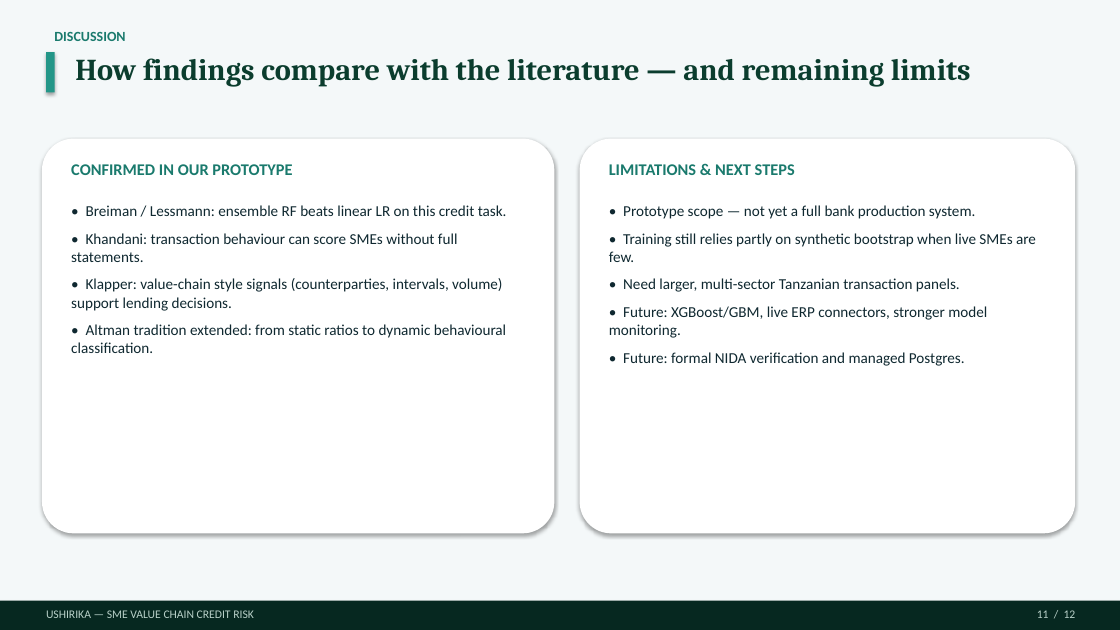
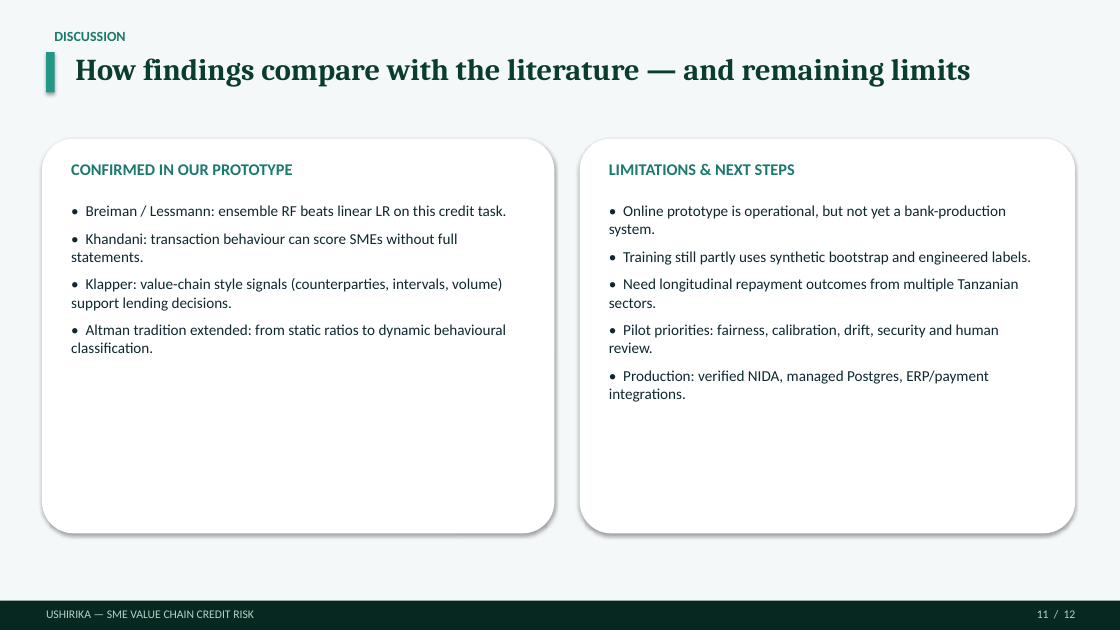
Before and after one commit to Dmmkuliku/ushirika-sme-credit, a slide deck: slide 11 of Presentation/Ushirika_Group15_Defence_Presentation.pptx. Drawn at 1120x630 pixels with LibreOffice and Linux fonts; fonts in the diff are those of the drawing. Boxes give left, top, right and bottom in pixels: in the first picture for what was removed or moved away, otherwise in the second. Text is boxed around its words. In the diff, an @@ line names an element or a change of style, - is before the commit and + after.

```diff
--- a/Presentation/Ushirika_Group15_Defence_Presentation.pptx
+++ b/Presentation/Ushirika_Group15_Defence_Presentation.pptx
@@ text at box(609, 205, 1031, 402): text changed @@
-• Prototype scope — not yet a full bank production system.
-• Training still relies partly on synthetic bootstrap when live SMEs are few.
-• Need larger, multi-sector Tanzanian transaction panels.
-• Future: XGBoost/GBM, live ERP connectors, stronger model monitoring.
-• Future: formal NIDA verification and managed Postgres.
+• Online prototype is operational, but not yet a bank-production system.
+• Training still partly uses synthetic bootstrap and engineered labels.
+• Need longitudinal repayment outcomes from multiple Tanzanian sectors.
+• Pilot priorities: fairness, calibration, drift, security and human review.
+• Production: verified NIDA, managed Postgres, ERP/payment integrations.
```
Also in this commit, not shown: 2 other slides changed, 3 other files.
